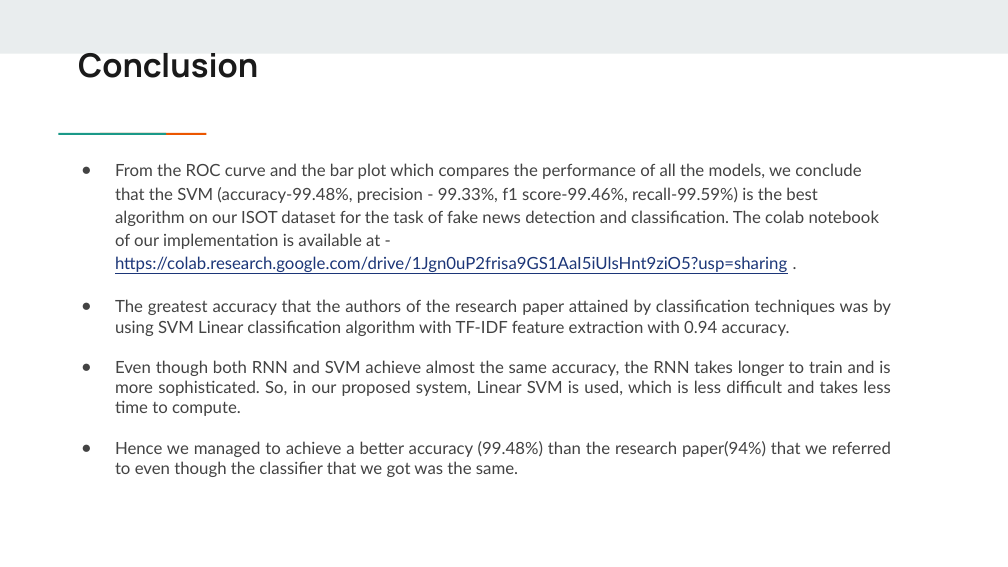
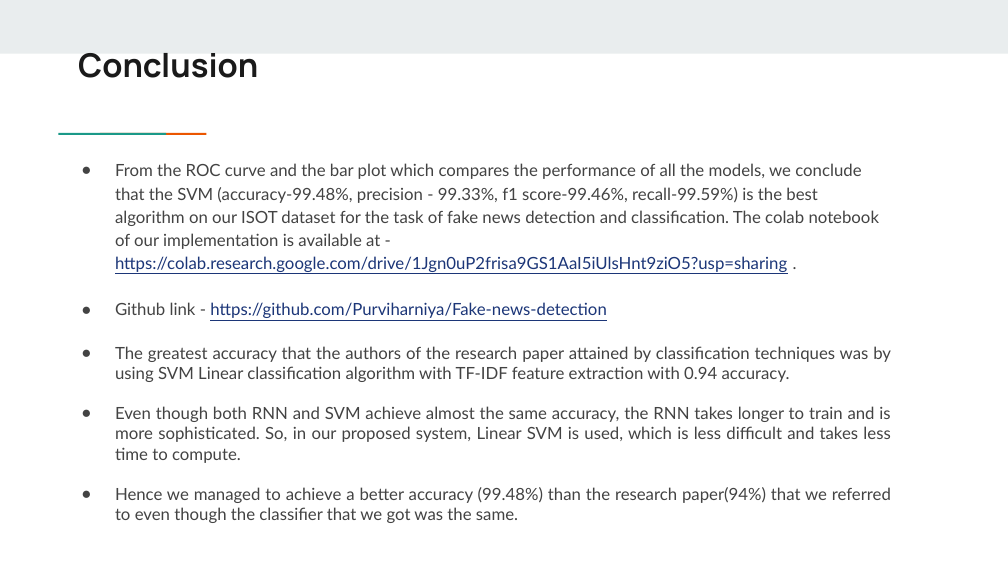
Before and after one commit to Purviharniya/Fake-news-detection, a slide deck: slide 37 of Group6_PPT_ML_IA2.pptx. Drawn at 1008x567 pixels with LibreOffice and Linux fonts; fonts in the diff are those of the drawing. Boxes give left, top, right and bottom in pixels: in the first picture for what was removed or moved away, otherwise in the second. Text is boxed around its words. In the diff, an @@ line names an element or a change of style, - is before the commit and + after.

```diff
--- a/Group6_PPT_ML_IA2.pptx
+++ b/Group6_PPT_ML_IA2.pptx
@@ text at (115, 302, 606, 318): paragraph added @@
+● Github link - https://github.com/Purviharniya/Fake-news-detection
```
Also in this commit, not shown: 5 other slides changed, 2 other files.
